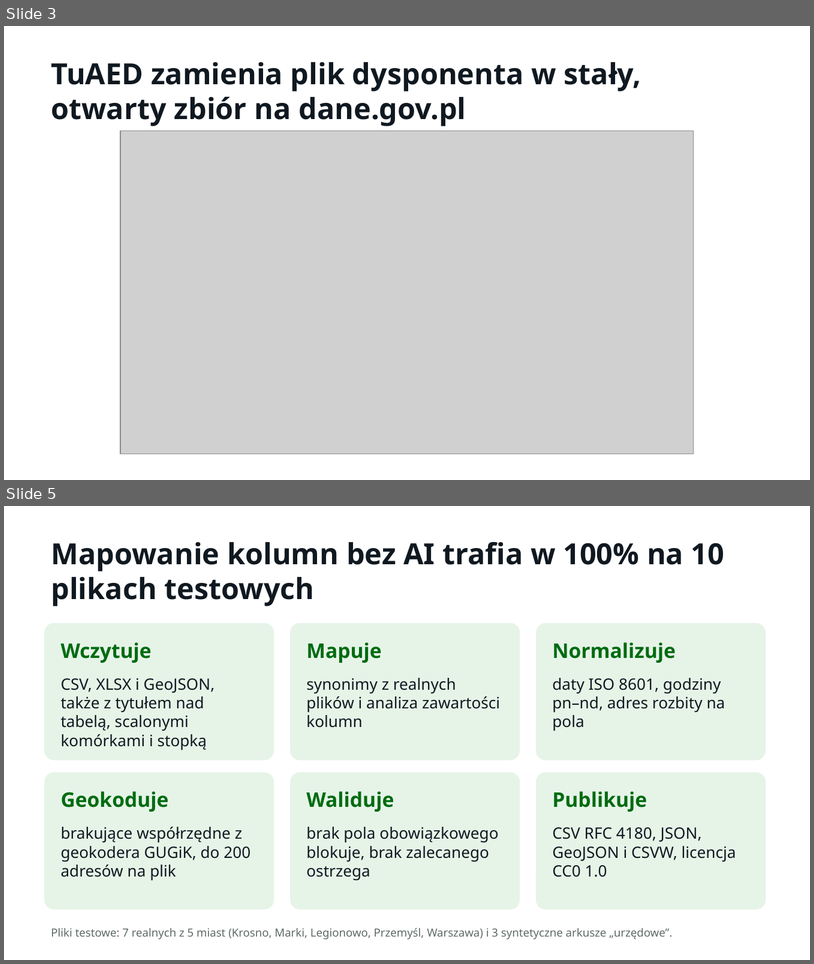
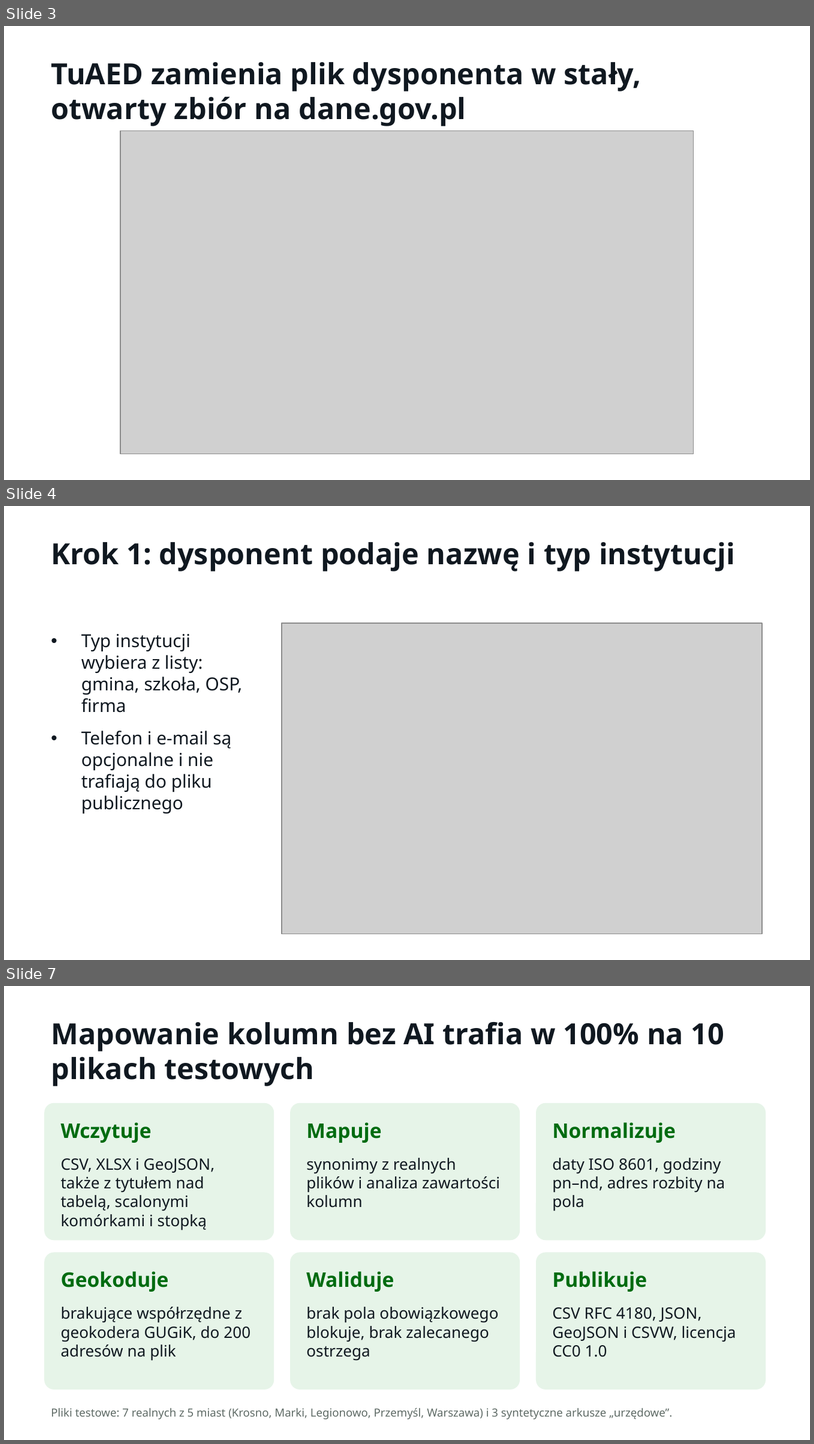
Before and after one commit to LastMinuteGameStudio/hacknation, a slide deck: prezentacja/TuAED-Misja-AED.pptx. Shown one above the other, each under a label of ours: slides 3 and 5 before the commit, slides 3, 4 and 7 after it; the slides between them are not shown. The pictures are 814x964 and 814x1444 pixels, drawn with LibreOffice and Linux fonts; fonts in the diff are those of the drawing; grey boxes stand for pictures. Boxes give left, top, right and bottom in pixels: in the first picture for what was removed or moved away, otherwise in the second. Text is boxed around its words. In the diff, an @@ line names an element or a change of style, - is before the commit and + after.

```diff
--- a/prezentacja/TuAED-Misja-AED.pptx
+++ b/prezentacja/TuAED-Misja-AED.pptx
@@ slide 4 added at box(4, 506, 810, 960), background #FFFFFF @@
@@ text added at box(51, 542, 735, 571), 26 pt, text #101820, bold @@
+Krok 1: dysponent podaje nazwę i typ instytucji
@@ picture added at box(281, 623, 762, 933) @@
@@ text added at box(81, 634, 243, 814), 16 pt, text #101820 @@
+• Typ instytucji wybiera z listy: gmina, szkoła, OSP, firma
+• Telefon i e-mail są opcjonalne i nie trafiają do pliku publicznego
@@ what was slide 5 is now slide 7 @@
```
Also in this commit, not shown: 2 other slides added, 1 slide removed, 1 other file.
